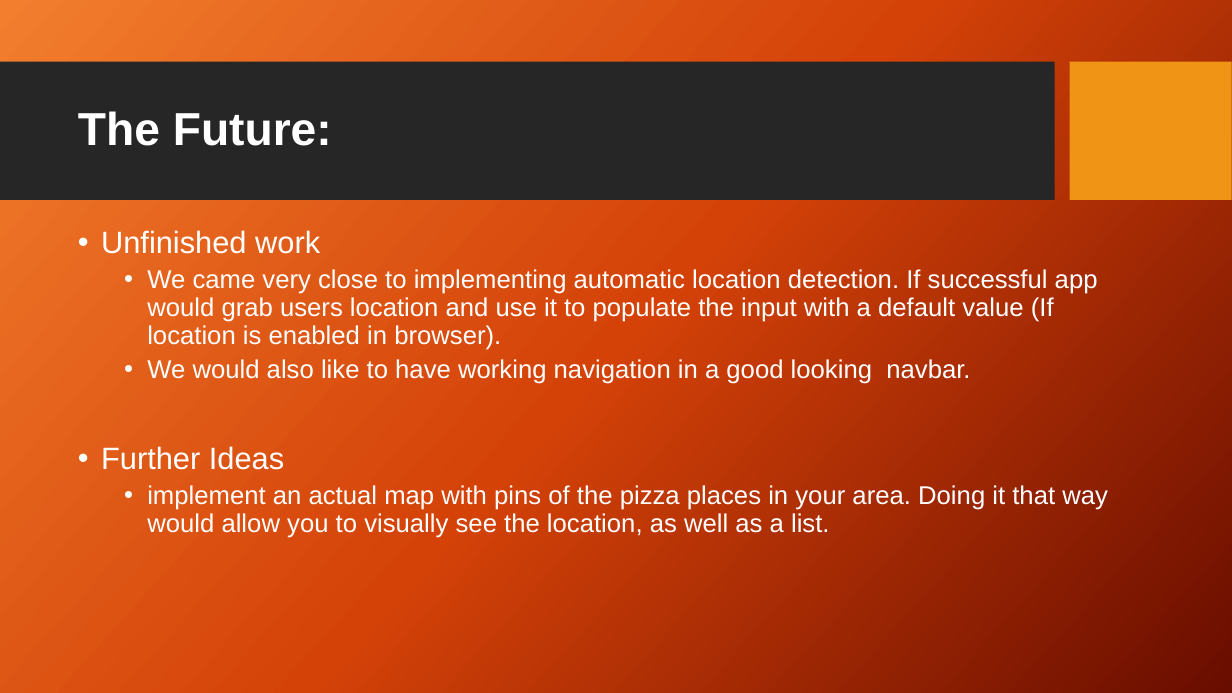
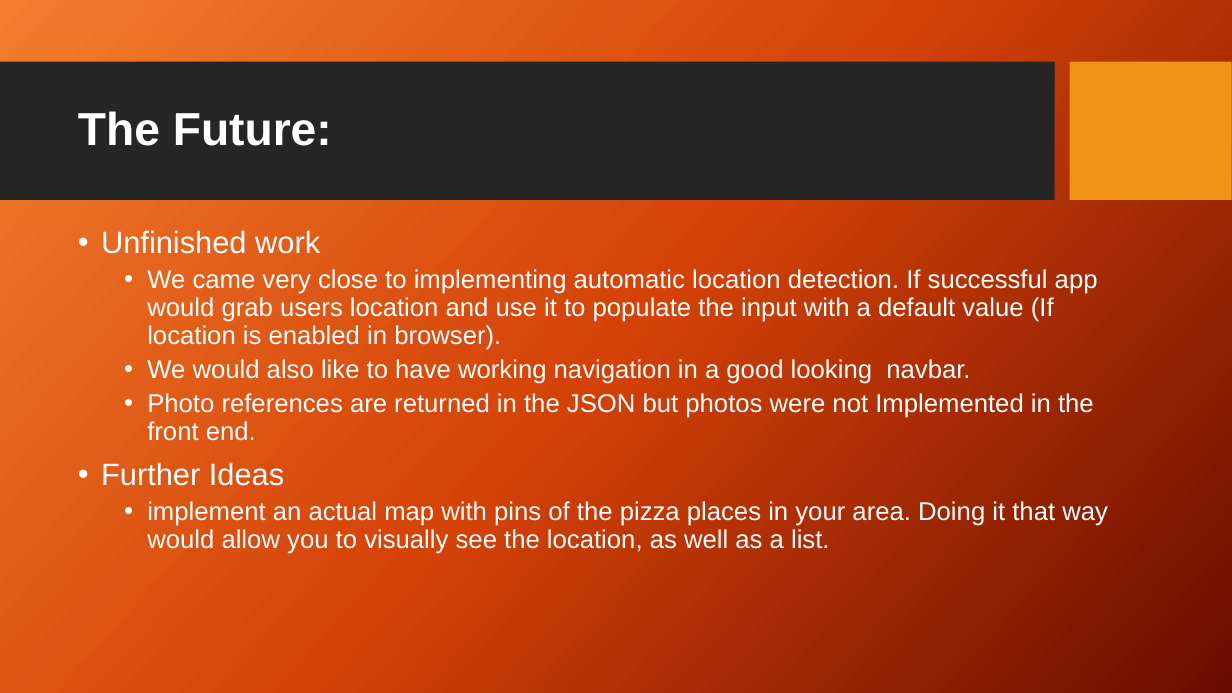
Before and after one commit to Brock-Gibson/Pizza-Now, a slide deck: slide 15 of Presentation/PizzaNow.pptx. Drawn at 1232x693 pixels with LibreOffice and Linux fonts; fonts in the diff are those of the drawing; background and template pictures are left out. Boxes give left, top, right and bottom in pixels: in the first picture for what was removed or moved away, otherwise in the second. Text is boxed around its words. In the diff, an @@ line names an element or a change of style, - is before the commit and + after.

```diff
--- a/Presentation/PizzaNow.pptx
+++ b/Presentation/PizzaNow.pptx
@@ text at (147,393,1094,441): paragraph added @@
+  • Photo references are returned in the JSON but photos were not Implemented in the front end.
```
Also in this commit, not shown: 10 other slides changed.
